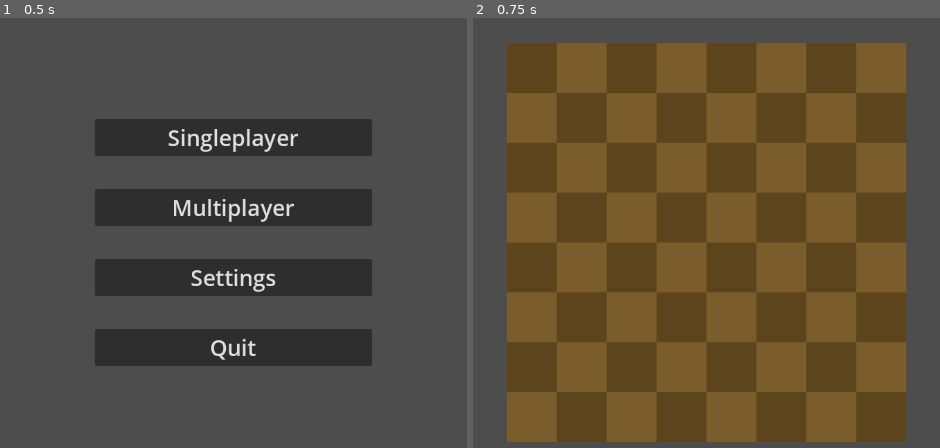
Above: before the commit, frames 1-2 (left to right).
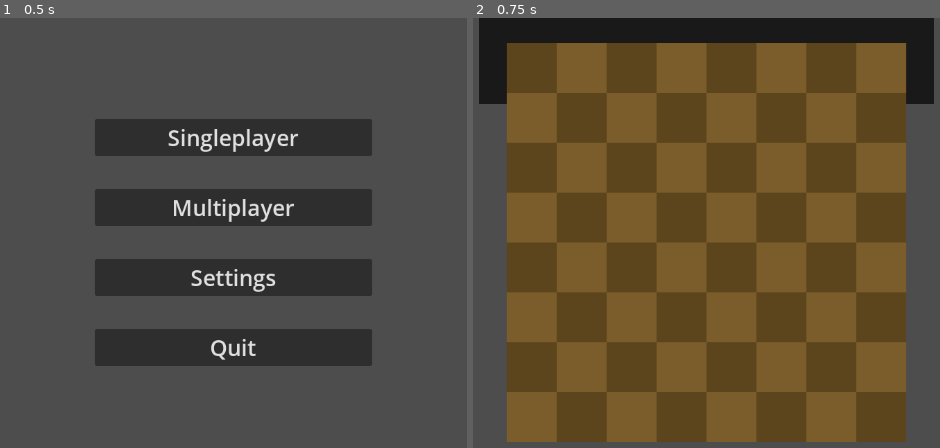
Above: after the commit, the same moments.

Repository: noriim/thesis
Game: Godot game, scene res://Scenes/menu.tscn
The game is run twice, just before and just after one commit, with the same random seed, the same clock (stepped at 60 frames per second) and the same inputs. This scene is started directly instead of the project's main scene.
Inputs:
- Up to frame 1 (0.5 s): no input
- Up to frame 2 (0.75 s): click "Singleplayer" at 0.5 s

Frame 1 is identical in both runs. In frame 2, 7.4% of the frame differs, in the area x 1-99%, y 0-20%.

Commit message:
Menu added

Diff:
--- a/Thesis/Scenes/board.gd
+++ b/Thesis/Scenes/board.gd
@@ -1,10 +1,10 @@
 extends Sprite2D
 
-var board_size : int = 4
-var max_width : int = board_size - 1
+var board_size : int
+var max_width : int
 const CELL_WIDTH : int = 18
-var win_con : int = 4
-var singleplayer : bool = true
+var win_con : int
+var singleplayer : bool
 
 const TEXTURE_HOLDER = preload("res://Scenes/texture_holder.tscn")
 
@@ -41,9 +41,9 @@
 
 		if !side:
 			$"../Camera2D".global_rotation_degrees = 180
-	display_board()
 
 func _ready():
+	max_width = board_size - 1
 	print(board_size)
 	print(win_con)
 	#board.append([1, 1, 1, 1])
@@ -56,7 +56,7 @@
 		board[i].resize(board_size)
 		board[i].fill(0)
 	is_game_over = false
-
+	display_board()
 func _input(event):
 	if singleplayer or side != null && side == black:
 		if event is InputEventMouseButton && event.pressed && !is_timeout && !is_game_over:
--- a/Thesis/Scenes/menu.gd
+++ b/Thesis/Scenes/menu.gd
@@ -51,37 +51,29 @@
 
 
 func _on_single_pressed():
-	# Load the packed Main scene
+	start(true)
+
+
+
+func _on_multi_pressed():
+	start(false)
+
+func start(singleplayer: bool):
 	var packed_scene = load("res://Scenes/main.tscn")
 	var main_scene = packed_scene.instantiate()
 
-	# Debug print (optional)
-	print("Instantiated Main:", main_scene)
-
-	# Get values from Settings panel
 	var settings = $Settings
 	var board_size_value = settings.get_board_size()
 	var win_con_value = settings.get_win_con()
 
-	# Access the Board node INSIDE the main scene
-	var board = main_scene.get_node("Board") # Adjust path if needed
+	var board = main_scene.get_node("Board")
 
-	# Pass values directly to board
 	board.board_size = board_size_value
 	board.win_con = win_con_value
-	board.singleplayer = true
-	# --- Replace the current scene with main_scene ---
+	board.singleplayer = singleplayer
 
-	# Remove old scene
 	get_tree().current_scene.queue_free()
 
-	# Add new scene
 	get_tree().root.add_child(main_scene)
 
-	# Mark it as the active scene
 	get_tree().current_scene = main_scene
-
-
-
-func _on_multi_pressed():
-	pass # Replace with function body.
--- a/Thesis/Scenes/settings.gd
+++ b/Thesis/Scenes/settings.gd
@@ -5,15 +5,28 @@
 
 func _ready():
 	var sizes = [4, 5, 6, 7, 8]
-	var cons = [4, 5, 6, 7, 8]
 
 	for size in sizes:
 		board_size.add_item("%d" % size)
-	for con in cons:
-		win_con.add_item("%d" % con)
+
+	board_size.item_selected.connect(_on_board_size_changed)
+	_update_win_con_options(get_board_size())
+
+
+func _on_board_size_changed(_index):
+	_update_win_con_options(get_board_size())
+
+
+func _update_win_con_options(max_value: int):
+	win_con.clear()
+	for i in range(4, max_value + 1):
+		win_con.add_item("%d" % i)
+	win_con.select(win_con.get_item_count() - 1)
+
 
 func get_board_size() -> int:
 	return int(board_size.get_item_text(board_size.get_selected_id()))
 
+
 func get_win_con() -> int:
 	return int(win_con.get_item_text(win_con.get_selected_id()))
